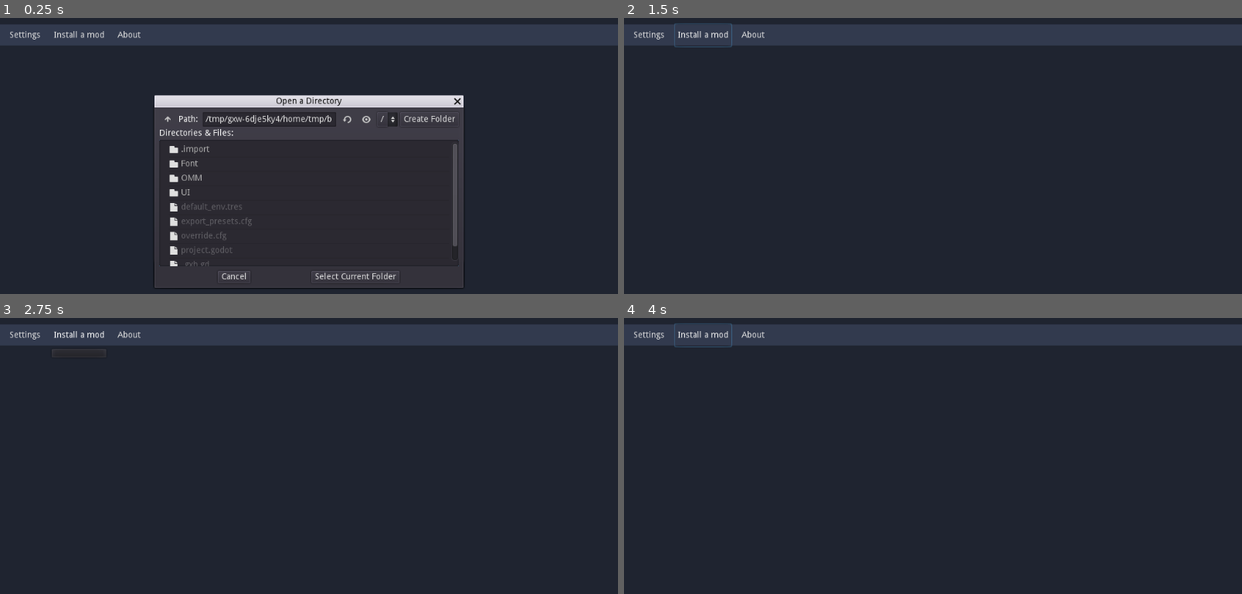
Above: before the commit, frames 1-4 (two rows, left to right).
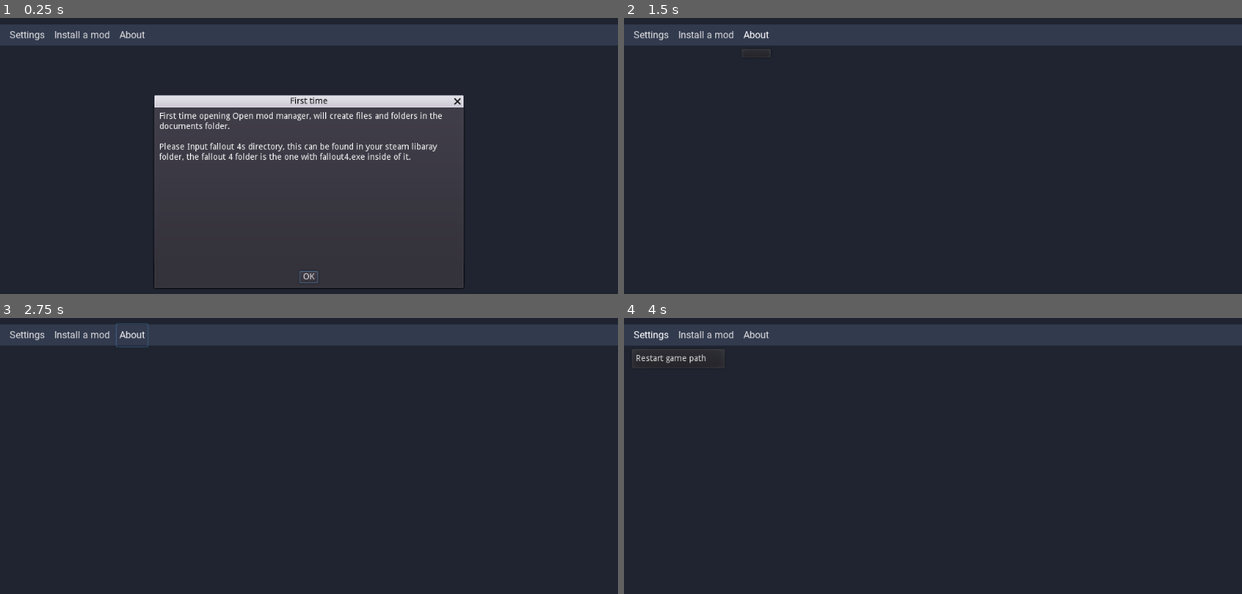
Above: after the commit, the same moments.

Repository: Dragon20C/Open-Mod-Manager
Game: Godot game, scene res://OMM/Start_Main.tscn
Same seed, same stepped clock (60 frames per second), same inputs: the game is played once before the commit and once after it.
Inputs:
- Up to frame 1 (0.25 s): no input
- Up to frame 2 (1.5 s): click "Install a mod" at 0.5 s; click "About" at 1.25 s
- Up to frame 3 (2.75 s): click "Install a mod" at 2 s
- Up to frame 4 (4 s): click "Install a mod" at 2.75 s; click "Settings" at 3.5 s

The runs differ from the first frame. In frame 1, 4.3% of the frame differs, in the area x 1-75%, y 4-97%; in frame 2, 0.4%; in frame 3, 0.4%; in frame 4, 0.5%.

Commit message:
NOT READY PART 2

Diff:
--- /dev/null
+++ b/Font/Default_Font.tres
@@ -0,0 +1,8 @@
+[gd_resource type="DynamicFont" load_steps=2 format=2]
+
+[ext_resource path="res://Font/Roboto-Regular.ttf" type="DynamicFontData" id=1]
+
+[resource]
+use_mipmaps = true
+use_filter = true
+font_data = ExtResource( 1 )
--- a/OMM/Start_Main.gd
+++ b/OMM/Start_Main.gd
@@ -24,8 +24,9 @@
 	return files_exist
 
 func first_time():
-	print("first time setup")
-	explorer.popup_centered(get_viewport_rect().size / 2)
+	get_node("Start_up").popup_centered(get_viewport_rect().size / 2)
+	#print("first time setup")
+	#explorer.popup_centered(get_viewport_rect().size / 2)
 
 func set_ini_info(path : String):
 	var config = ConfigFile.new()
@@ -45,7 +46,7 @@
 func _on_FileDialog_dir_selected(dir : String):
 	set_ini_info(dir)
 
-func check_valid_folder(path):
+func check_valid_folder(path : String):
 	var file = File.new()
 	if file.file_exists(path + "/Fallout4.exe"):
 		return true
--- a/OMM/Start_Main.tscn
+++ b/OMM/Start_Main.tscn
@@ -2,7 +2,7 @@
 
 [ext_resource path="res://OMM/Start_Main.gd" type="Script" id=1]
 [ext_resource path="res://UI/User_Interface.tscn" type="PackedScene" id=2]
-[ext_resource path="res://UI/TopBar.tscn" type="PackedScene" id=3]
+[ext_resource path="res://OMM/Start_up.tscn" type="PackedScene" id=3]
 
 [node name="Start_Main" type="Node2D"]
 script = ExtResource( 1 )
@@ -13,10 +13,10 @@
 
 [node name="FileDialog" type="FileDialog" parent="."]
 visible = true
-margin_left = 232.271
-margin_top = 623.334
-margin_right = 837.271
-margin_bottom = 886.334
+margin_left = 500.331
+margin_top = -265.686
+margin_right = 1105.33
+margin_bottom = -2.68628
 window_title = "Open a Directory"
 mode = 2
 access = 2
@@ -27,6 +27,8 @@
 "_edit_use_anchors_": false
 }
 
-[node name="TopBar" parent="." instance=ExtResource( 3 )]
+[node name="Start_up" parent="." instance=ExtResource( 3 )]
+margin_top = -128.882
+margin_bottom = -2.88202
 
 [connection signal="dir_selected" from="FileDialog" to="." method="_on_FileDialog_dir_selected"]
--- /dev/null
+++ b/OMM/Start_up.gd
@@ -0,0 +1,4 @@
+extends AcceptDialog
+
+func _on_Popup_confirmed():
+	get_parent().explorer.popup_centered(get_viewport_rect().size / 2)
--- /dev/null
+++ b/OMM/Start_up.tscn
@@ -0,0 +1,18 @@
+[gd_scene load_steps=2 format=2]
+
+[ext_resource path="res://OMM/Start_up.gd" type="Script" id=1]
+
+[node name="Popup" type="AcceptDialog"]
+margin_right = 500.0
+margin_bottom = 126.0
+window_title = "First time"
+dialog_text = "First time opening Open mod manager, will create files and folders in the documents folder.
+
+Please Input fallout 4s directory, this can be found in your steam libaray folder, the fallout 4 folder is the one with fallout4.exe inside of it."
+dialog_autowrap = true
+script = ExtResource( 1 )
+__meta__ = {
+"_edit_use_anchors_": false
+}
+
+[connection signal="confirmed" from="." to="." method="_on_Popup_confirmed"]
--- a/UI/TopBar.tscn
+++ b/UI/TopBar.tscn
@@ -1,6 +1,17 @@
-[gd_scene load_steps=2 format=2]
+[gd_scene load_steps=8 format=2]
 
 [ext_resource path="res://UI/Textures/Foreground.png" type="Texture" id=1]
+[ext_resource path="res://Font/Default_Font.tres" type="DynamicFont" id=2]
+
+[sub_resource type="StyleBoxEmpty" id=1]
+
+[sub_resource type="StyleBoxEmpty" id=2]
+
+[sub_resource type="StyleBoxEmpty" id=3]
+
+[sub_resource type="StyleBoxEmpty" id=4]
+
+[sub_resource type="StyleBoxEmpty" id=5]
 
 [node name="TopBar" type="Control"]
 anchor_right = 1.0
@@ -29,29 +40,33 @@
 }
 
 [node name="Settings" type="MenuButton" parent="HBoxContainer"]
-margin_right = 63.0
+margin_right = 70.0
 margin_bottom = 40.0
+custom_fonts/font = ExtResource( 2 )
 text = "Settings"
-items = [ "Item 0", null, 0, false, false, 0, 0, null, "", false, "Item 1", null, 0, false, false, 1, 0, null, "", false, "Item 2", null, 0, false, false, 2, 0, null, "", false ]
+items = [ "Restart game path", null, 0, false, false, 0, 0, null, "", false ]
 __meta__ = {
 "_edit_use_anchors_": false
 }
 
-[node name="Install a mod" type="MenuButton" parent="HBoxContainer"]
-margin_left = 73.0
-margin_right = 169.0
+[node name="Install a mod" type="Button" parent="HBoxContainer"]
+margin_left = 80.0
+margin_right = 172.0
+margin_bottom = 40.0
+custom_styles/hover = SubResource( 1 )
+custom_styles/pressed = SubResource( 2 )
+custom_styles/focus = SubResource( 3 )
+custom_styles/disabled = SubResource( 4 )
+custom_styles/normal = SubResource( 5 )
+custom_fonts/font = ExtResource( 2 )
+text = "Install a mod"
+
+[node name="About" type="MenuButton" parent="HBoxContainer"]
+margin_left = 182.0
+margin_right = 236.0
 margin_bottom = 40.0
 focus_mode = 2
-text = "Install a mod"
-__meta__ = {
-"_edit_use_anchors_": false
-}
-
-[node name="About" type="MenuButton" parent="HBoxContainer"]
-margin_left = 179.0
-margin_right = 229.0
-margin_bottom = 40.0
-focus_mode = 2
+custom_fonts/font = ExtResource( 2 )
 text = "About"
 __meta__ = {
 "_edit_use_anchors_": false
--- a/UI/User_Interface.tscn
+++ b/UI/User_Interface.tscn
@@ -1,6 +1,7 @@
-[gd_scene load_steps=2 format=2]
+[gd_scene load_steps=3 format=2]
 
 [ext_resource path="res://UI/Textures/Background.png" type="Texture" id=1]
+[ext_resource path="res://UI/TopBar.tscn" type="PackedScene" id=2]
 
 [node name="User_Interface" type="Control"]
 anchor_right = 1.0
@@ -13,3 +14,5 @@
 anchor_right = 1.0
 anchor_bottom = 1.0
 texture = ExtResource( 1 )
+
+[node name="TopBar" parent="." instance=ExtResource( 2 )]
